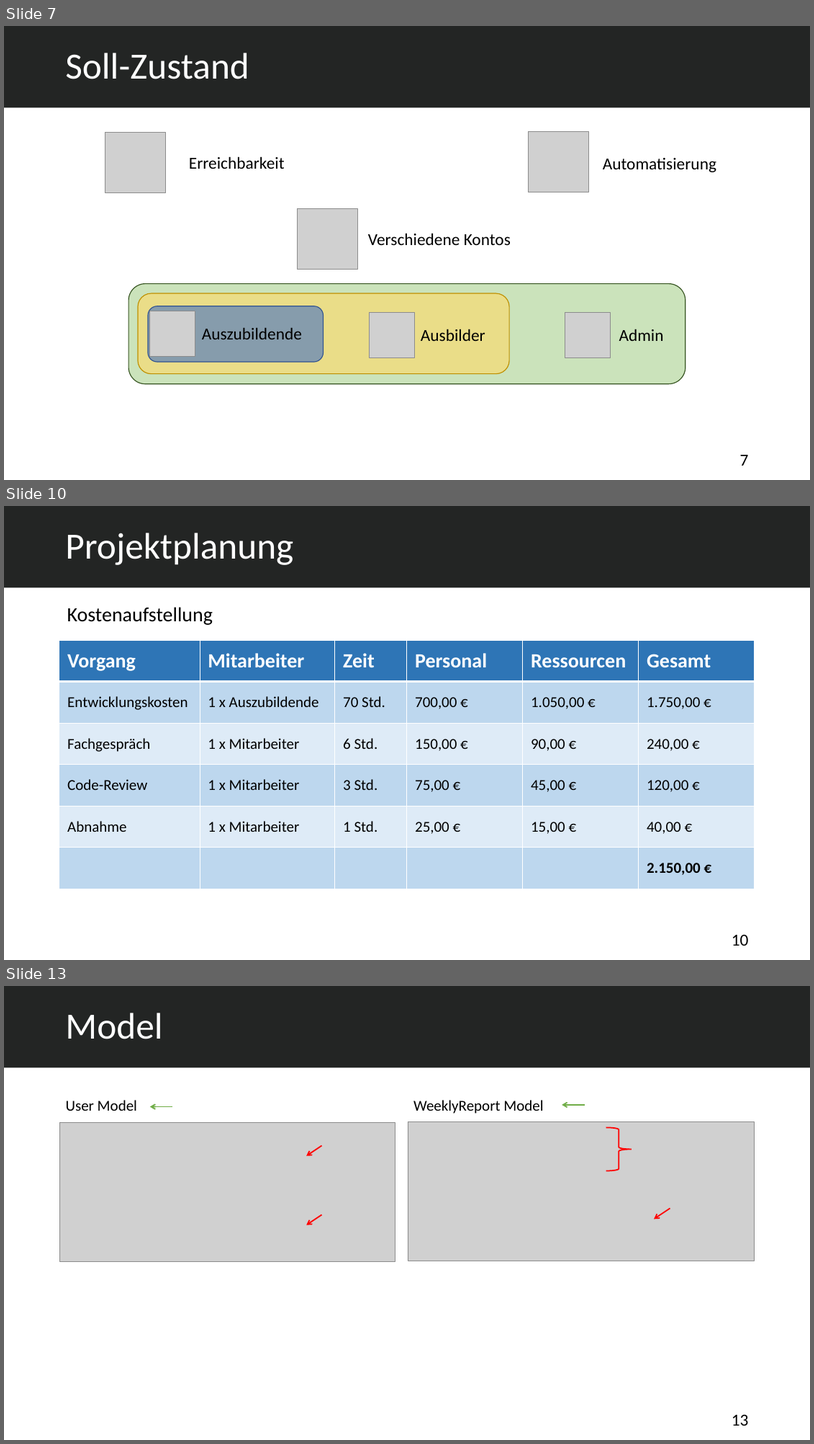
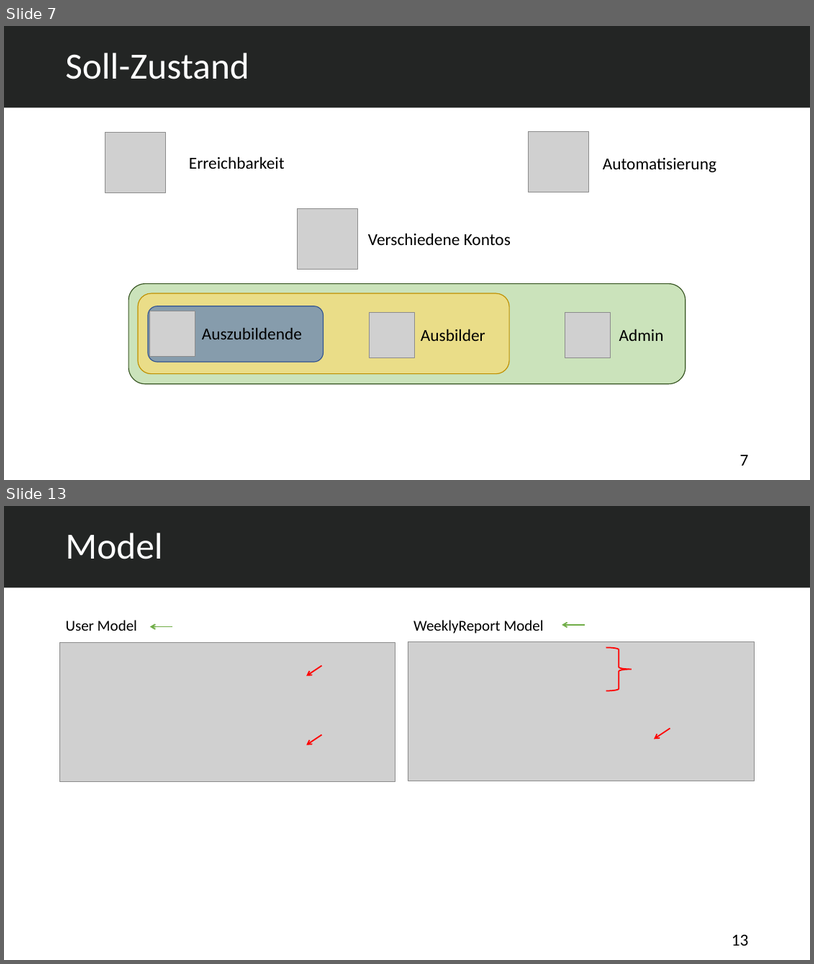
Before and after one commit to abdulsalam-emesh/Projektspresentation, a slide deck: Auszubildenden Verwaltungssystem.pptx. Shown one above the other, each under a label of ours: slides 7, 10 and 13 before the commit, slides 7 and 13 after it; the slides between them are not shown. The pictures are 814x1444 and 814x964 pixels, drawn with LibreOffice and Linux fonts; fonts in the diff are those of the drawing; grey boxes stand for pictures. Boxes give left, top, right and bottom in pixels: in the first picture for what was removed or moved away, otherwise in the second. Text is boxed around its words. In the diff, an @@ line names an element or a change of style, - is before the commit and + after.

```diff
--- a/Auszubildenden Verwaltungssystem.pptx
+++ b/Auszubildenden Verwaltungssystem.pptx
@@ slide 10 removed at (4, 506, 810, 960), background #FFFFFF @@
@@ rectangle removed at (4, 506, 810, 587) @@
@@ title removed at (65, 533, 293, 565) @@
-Projektplanung
@@ text removed at (67, 607, 213, 625) @@
-Kostenaufstellung
@@ table removed at (59, 641, 756, 888), 6 rows, 6 columns @@
-Vorgang | Mitarbeiter | Zeit | Personal | Ressourcen | Gesamt
-Entwicklungskosten | 1 x Auszubildende | 70 Std. | 700,00 € | 1.050,00 € | 1.750,00 €
-Fachgespräch | 1 x Mitarbeiter | 6 Std. | 150,00 € | 90,00 € | 240,00 €
-Code-Review | 1 x Mitarbeiter | 3 Std. | 75,00 € | 45,00 € | 120,00 €
-Abnahme | 1 x Mitarbeiter | 1 Std. | 25,00 € | 15,00 € | 40,00 €
- |  |  |  |  | 2.150,00 €
@@ page number removed at (732, 934, 749, 945) @@
-10
```
Also in this commit, not shown: 7 slides changed, 1 slide added, 2 other files.
